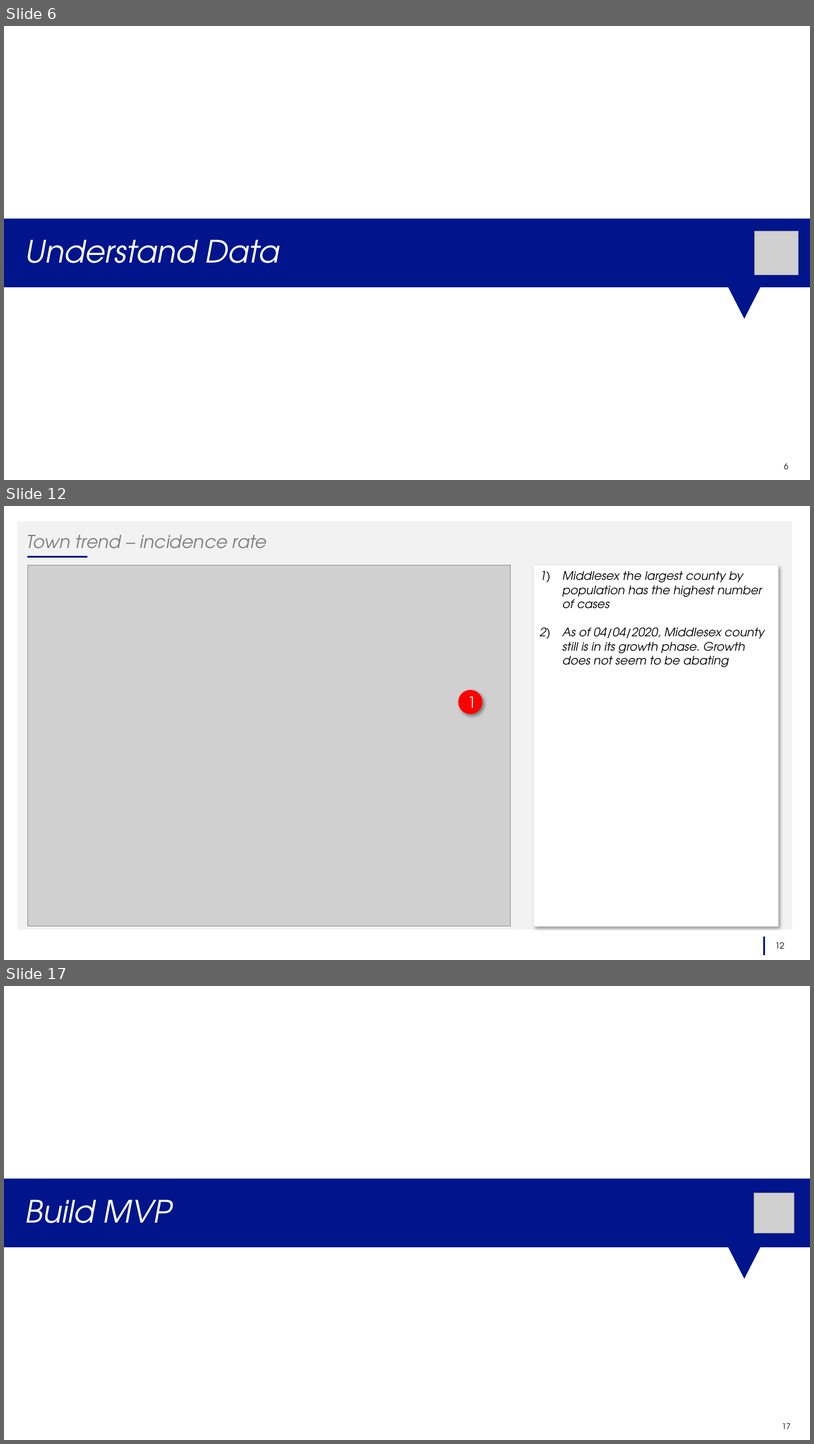
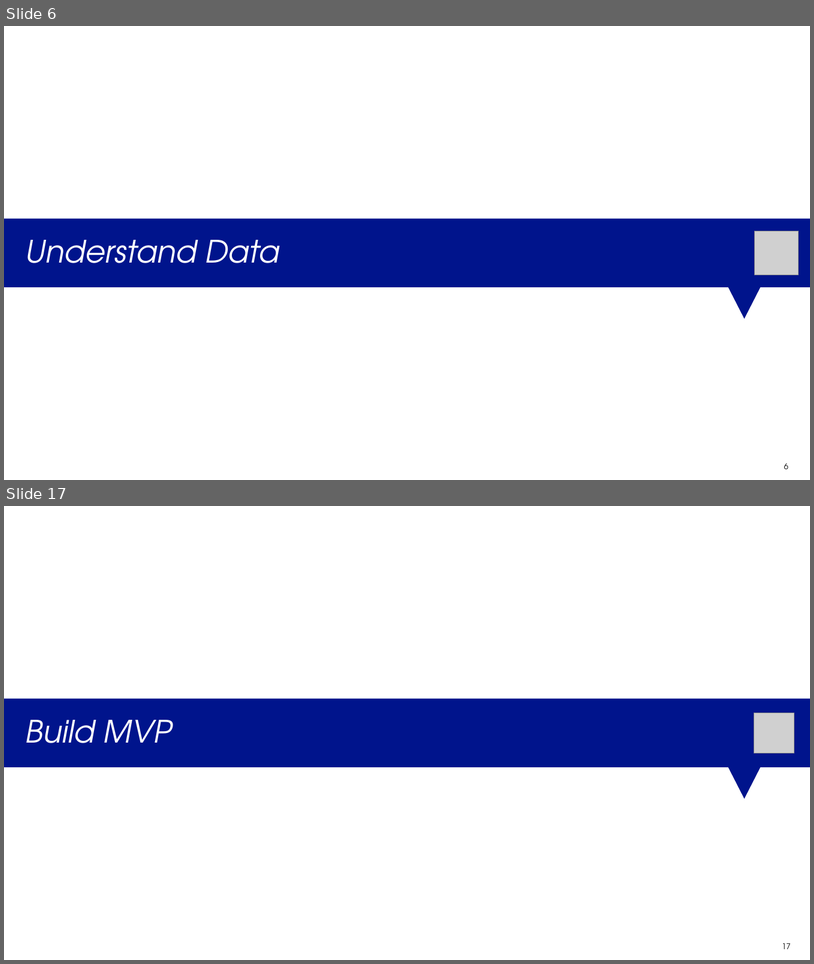
Before and after one commit to vckolla/corona, a slide deck: 05_corona_trend_mvp_2020_04_05_v2.pptx. Shown one above the other, each under a label of ours: slides 6, 12 and 17 before the commit, slides 6 and 17 after it; the slides between them are not shown. The pictures are 814x1444 and 814x964 pixels, drawn with LibreOffice and Linux fonts; fonts in the diff are those of the drawing; grey boxes stand for pictures. Boxes give left, top, right and bottom in pixels: in the first picture for what was removed or moved away, otherwise in the second. Text is boxed around its words. In the diff, an @@ line names an element or a change of style, - is before the commit and + after.

```diff
--- a/05_corona_trend_mvp_2020_04_05_v2.pptx
+++ b/05_corona_trend_mvp_2020_04_05_v2.pptx
@@ slide 12 removed at (4,506,810,960), background #FFFFFF @@
@@ rectangle removed at (17,521,792,930) @@
@@ title removed at (26,535,267,556) @@
-Town trend – incidence rate
@@ line removed from (27, 557) to (87, 557) @@
@@ picture removed at (27,565,511,927) @@
@@ rectangle removed at (534,565,779,927) @@
-1) Middlesex the largest county by population has the highest number of cases
-2) As of 04/04/2020, Middlesex county still is in its growth phase. Growth does not seem to be abating
@@ ellipse removed at (458,690,483,714) @@
-1
@@ line removed from (764, 955) to (764, 936) @@
@@ page number removed at (776,942,785,948) @@
-12
```
Also in this commit, not shown: 6 slides changed, 6 slides added, 5 other slides removed, 17 other files.
